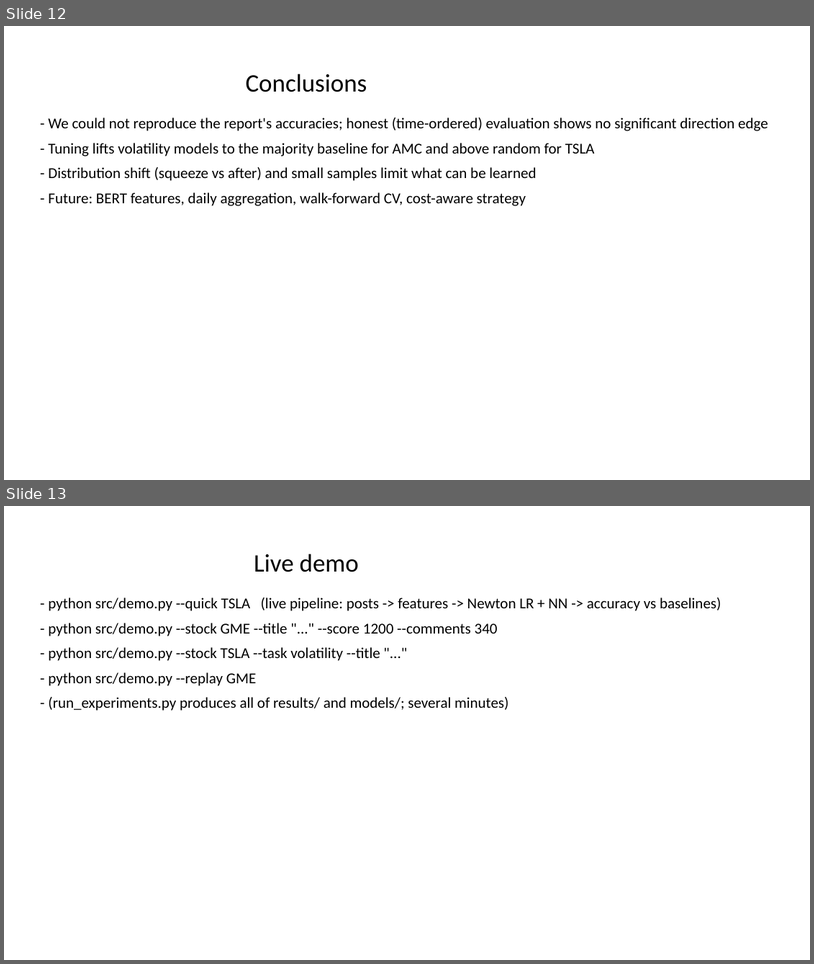
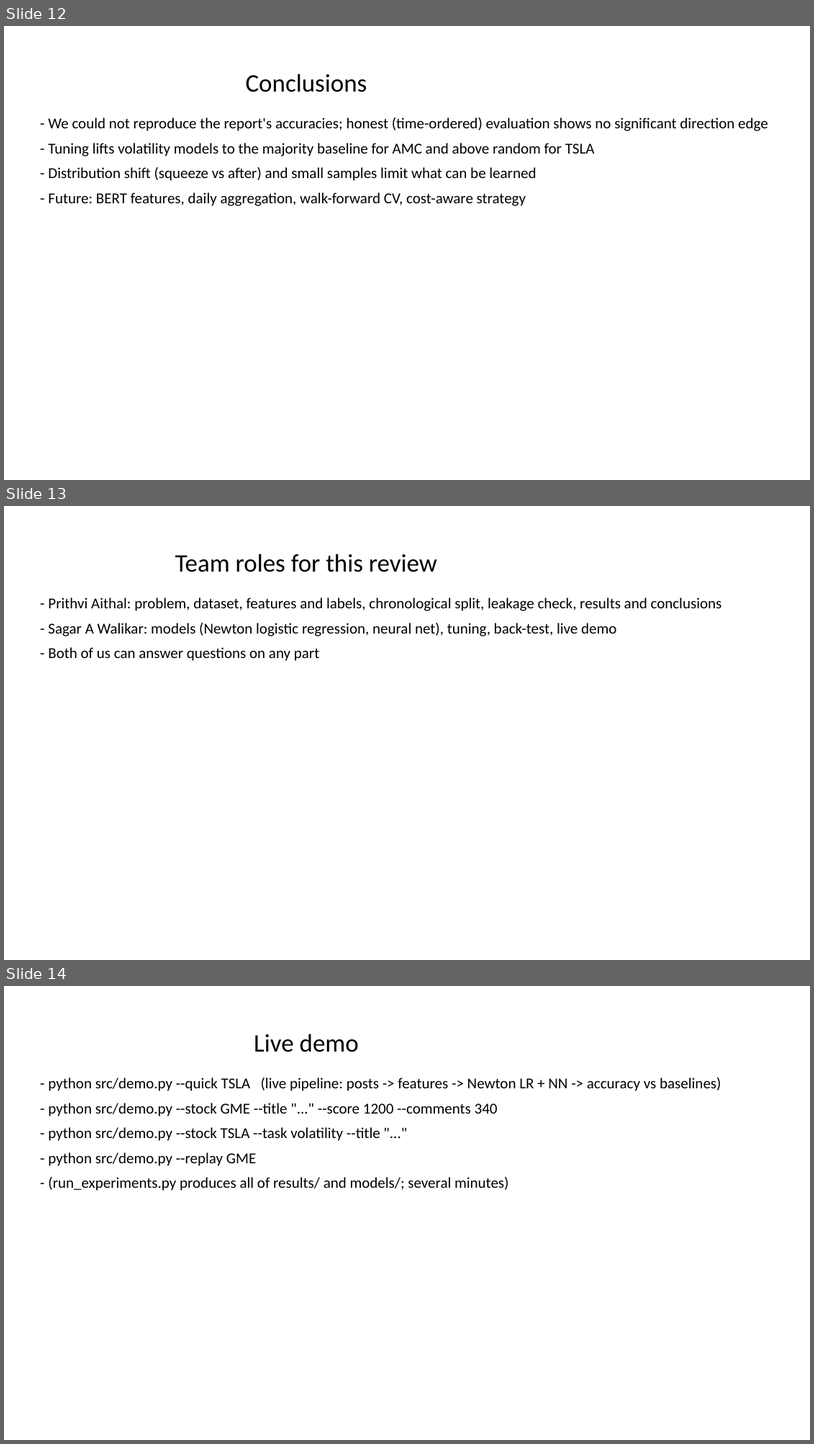
Before and after one commit to Prithvi-Aithal/wsb-market-prediction, a slide deck: docs/presentation.pptx. Shown one above the other, each under a label of ours: slides 12 and 13 before the commit, slides 12, 13 and 14 after it. The pictures are 814x964 and 814x1444 pixels, drawn with LibreOffice and Linux fonts; fonts in the diff are those of the drawing. Boxes give left, top, right and bottom in pixels: in the first picture for what was removed or moved away, otherwise in the second. Text is boxed around its words. In the diff, an @@ line names an element or a change of style, - is before the commit and + after.

Commit message:
Add team roles (explanation and presentation) to README and slides

```diff
--- a/docs/presentation.pptx
+++ b/docs/presentation.pptx
@@ slide 13 added at (4, 506, 810, 960), background #FFFFFF @@
@@ title added at (175, 554, 437, 572), 30 pt, text #000000 @@
+Team roles for this review
@@ text added at (48, 597, 723, 661), 18 pt, text #000000 @@
+- Prithvi Aithal: problem, dataset, features and labels, chronological split, leakage check, results and conclusions
+- Sagar A Walikar: models (Newton logistic regression, neural net), tuning, back-test, live demo
+- Both of us can answer questions on any part
@@ what was slide 13 is now slide 14 @@
```
Also in this commit, not shown: 3 other files.
